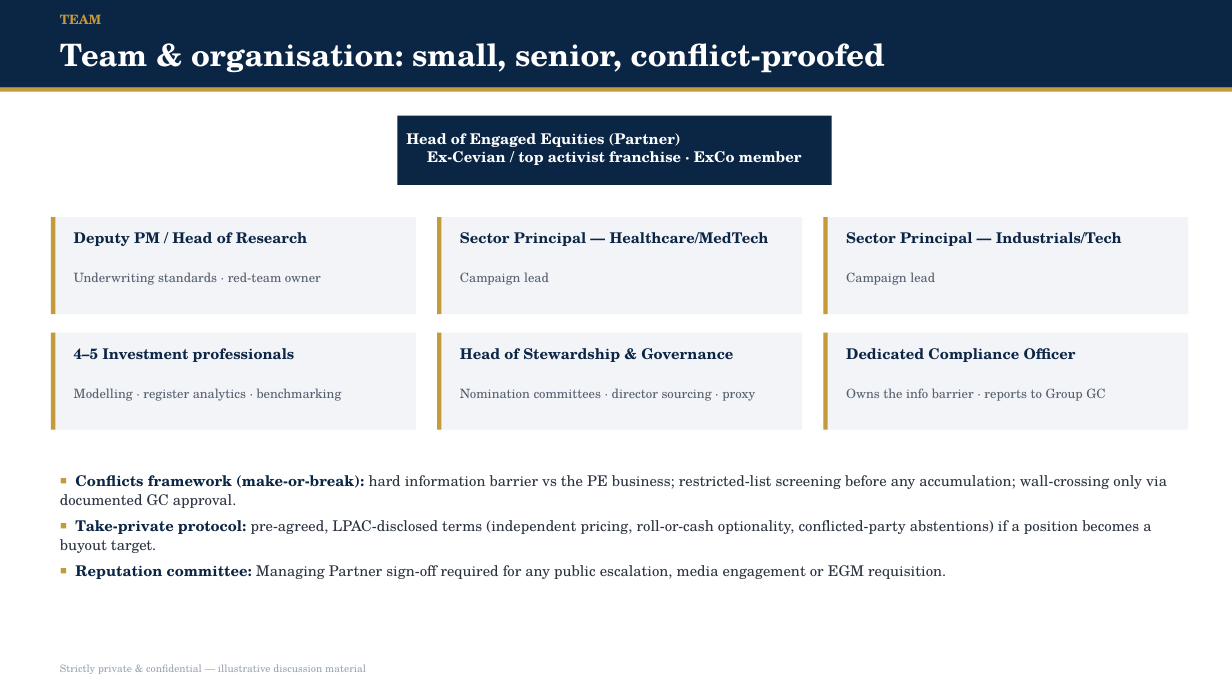
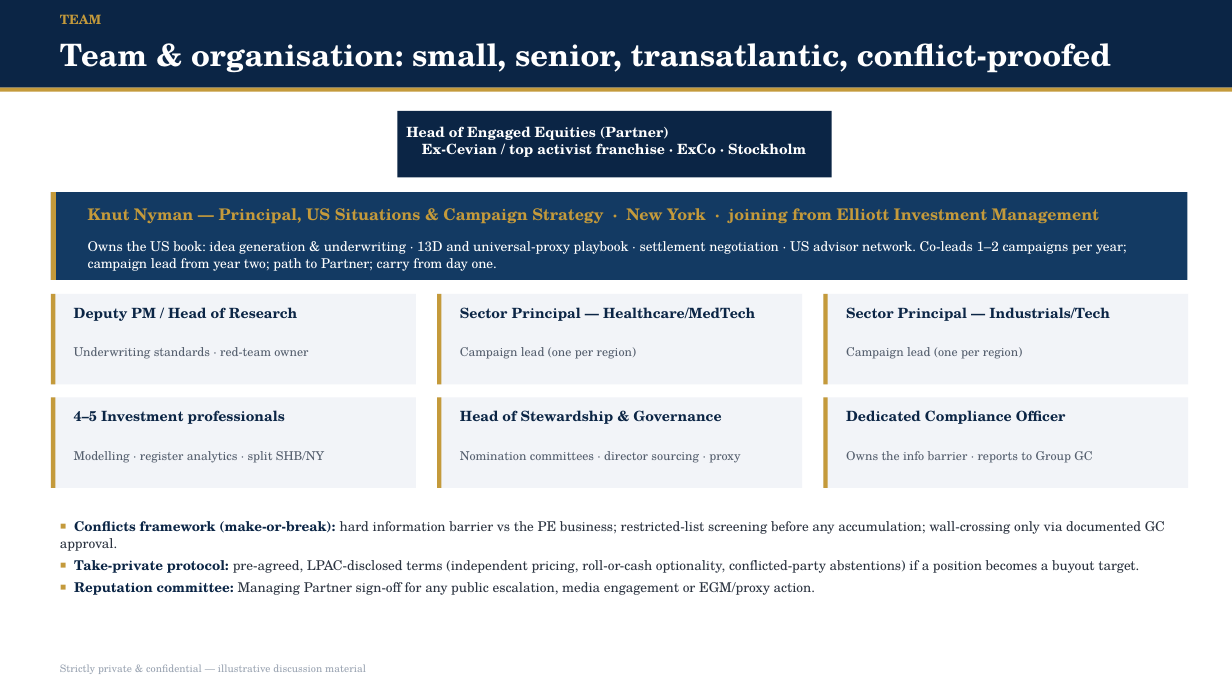
Before and after one commit to knutnyman/knutnyman, a slide deck: slide 12 of nordic-capital-activism-pitch/Nordic_Capital_Engaged_Equities_Deck.pptx. Drawn at 1232x693 pixels with LibreOffice and Linux fonts; fonts in the diff are those of the drawing. Boxes give left, top, right and bottom in pixels: in the first picture for what was removed or moved away, otherwise in the second. Text is boxed around its words. In the diff, an @@ line names an element or a change of style, - is before the commit and + after.

```diff
--- a/nordic-capital-activism-pitch/Nordic_Capital_Engaged_Equities_Deck.pptx
+++ b/nordic-capital-activism-pitch/Nordic_Capital_Engaged_Equities_Deck.pptx
@@ text at (x1=60, y1=43, x2=1111, y2=73): text changed @@
-Team & organisation: small, senior, conflict-proofed
+Team & organisation: small, senior, transatlantic, conflict-proofed
@@ rectangle moved from (x1=397, y1=116, x2=832, y2=185) to (x1=397, y1=111, x2=832, y2=177) @@
@@ text at (x1=406, y1=126, x2=806, y2=157): text changed; size 11.5 to 11 pt @@
-Head of Engaged Equities (Partner)
-Ex-Cevian / top activist franchise · ExCo member
+Head of Engaged Equities (Partner)
+Ex-Cevian / top activist franchise · ExCo · Stockholm
@@ rectangle resized from (x1=51, y1=217, x2=55, y2=314) to (x1=51, y1=192, x2=56, y2=280) @@
@@ rectangle resized from (x1=51, y1=217, x2=416, y2=314) to (x1=51, y1=192, x2=1188, y2=280) @@
@@ rectangle at (x1=51, y1=192, x2=1188, y2=280): fill #F2F4F8 to #133A63 @@
@@ text added at (x1=88, y1=208, x2=1099, y2=224), 12.5 pt, text #C49A3B, bold @@
+Knut Nyman — Principal, US Situations & Campaign Strategy · New York · joining from Elliott Investment Management
@@ text added at (x1=88, y1=241, x2=1127, y2=271), 10.5 pt, text #FFFFFF @@
+Owns the US book: idea generation & underwriting · 13D and universal-proxy playbook · settlement negotiation · US advisor network. Co-leads 1–2 campaigns per year; campaign lead from year two; path to Partner; carry from day one.
@@ rectangle resized from (x1=437, y1=217, x2=802, y2=314) to (x1=51, y1=294, x2=416, y2=384) @@
@@ rectangle resized from (x1=437, y1=217, x2=442, y2=314) to (x1=51, y1=294, x2=55, y2=384) @@
@@ rectangle resized from (x1=823, y1=217, x2=1189, y2=314) to (x1=437, y1=294, x2=802, y2=384) @@
@@ rectangle resized from (x1=823, y1=217, x2=828, y2=314) to (x1=437, y1=294, x2=442, y2=384) @@
@@ text removed at (x1=460, y1=272, x2=549, y2=285) @@
-Campaign lead
@@ rectangle resized from (x1=51, y1=333, x2=416, y2=430) to (x1=823, y1=294, x2=1189, y2=384) @@
@@ rectangle resized from (x1=51, y1=333, x2=55, y2=430) to (x1=823, y1=294, x2=828, y2=384) @@
@@ size 11.5 to 11 pt in 6 elements at (x1=74, y1=410, x2=285, y2=424), (x1=460, y1=410, x2=721, y2=424), (x1=846, y1=410, x2=1066, y2=424), (x1=74, y1=307, x2=297, y2=321), (x1=460, y1=307, x2=755, y2=321), (x1=846, y1=307, x2=1110, y2=321) @@
@@ 4 texts moved together from (x1=74, y1=232, x2=1122, y2=285) to (x1=74, y1=307, x2=1110, y2=359) @@
@@ size 10 to 9.5 pt in 3 elements at (x1=460, y1=451, x2=740, y2=463), (x1=846, y1=451, x2=1092, y2=463), (x1=74, y1=347, x2=308, y2=359) @@
@@ text at (x1=460, y1=347, x2=636, y2=359): text changed; size 10 to 9.5 pt @@
-Campaign lead
+Campaign lead (one per region)
@@ text added at (x1=846, y1=347, x2=1022, y2=359), 9.5 pt, text #555F6E @@
+Campaign lead (one per region)
@@ rectangle resized from (x1=437, y1=333, x2=802, y2=430) to (x1=51, y1=397, x2=416, y2=488) @@
@@ rectangle resized from (x1=437, y1=333, x2=442, y2=430) to (x1=51, y1=397, x2=55, y2=488) @@
@@ rectangle resized from (x1=823, y1=333, x2=1189, y2=430) to (x1=437, y1=397, x2=802, y2=488) @@
@@ rectangle resized from (x1=823, y1=333, x2=828, y2=430) to (x1=437, y1=397, x2=442, y2=488) @@
@@ rectangle added at (x1=823, y1=397, x2=1189, y2=488), fill #F2F4F8 @@
@@ rectangle added at (x1=823, y1=397, x2=828, y2=488), fill #C49A3B @@
@@ 5 texts moved together from (x1=74, y1=348, x2=1105, y2=401) to (x1=74, y1=410, x2=1092, y2=463) @@
@@ text at (x1=74, y1=451, x2=324, y2=463): text changed; size 10 to 9.5 pt @@
-Modelling · register analytics · benchmarking
+Modelling · register analytics · split SHB/NY
@@ text "▪ Conflicts framework (make-or-break): hard ..." moved from (x1=60, y1=475, x2=1167, y2=579) to (x1=60, y1=521, x2=1165, y2=595) @@
@@ text at (x1=60, y1=521, x2=1165, y2=573): size 11.5 to 10.5 pt in "▪ Conflicts framework (make-or-break): hard information barr ...", "▪ Take-private protocol: pre-agreed, LPAC-disclosed terms (i ..."; less space between paragraphs @@
@@ text at (x1=74, y1=582, x2=815, y2=595): text changed; size 11.5 to 10.5 pt @@
-▪ Reputation committee: Managing Partner sign-off required for any public escalation, media engagement or EGM requisition.
+▪ Reputation committee: Managing Partner sign-off for any public escalation, media engagement or EGM/proxy action.
```
Also in this commit, not shown: 13 other slides changed, 1 slide added, 1 slide removed, 3 other files.
